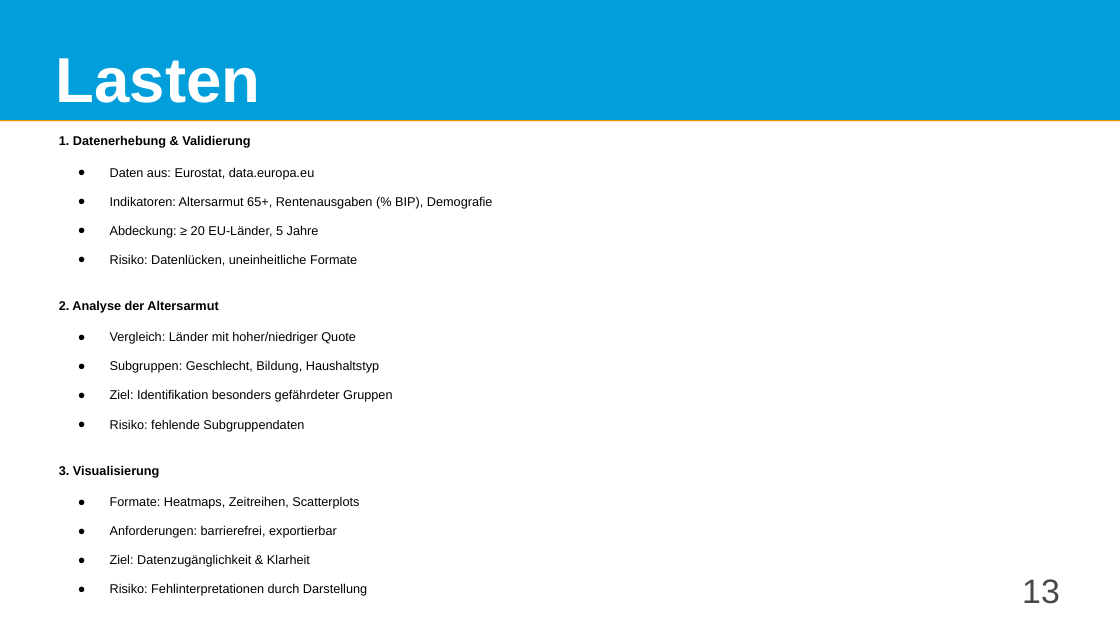
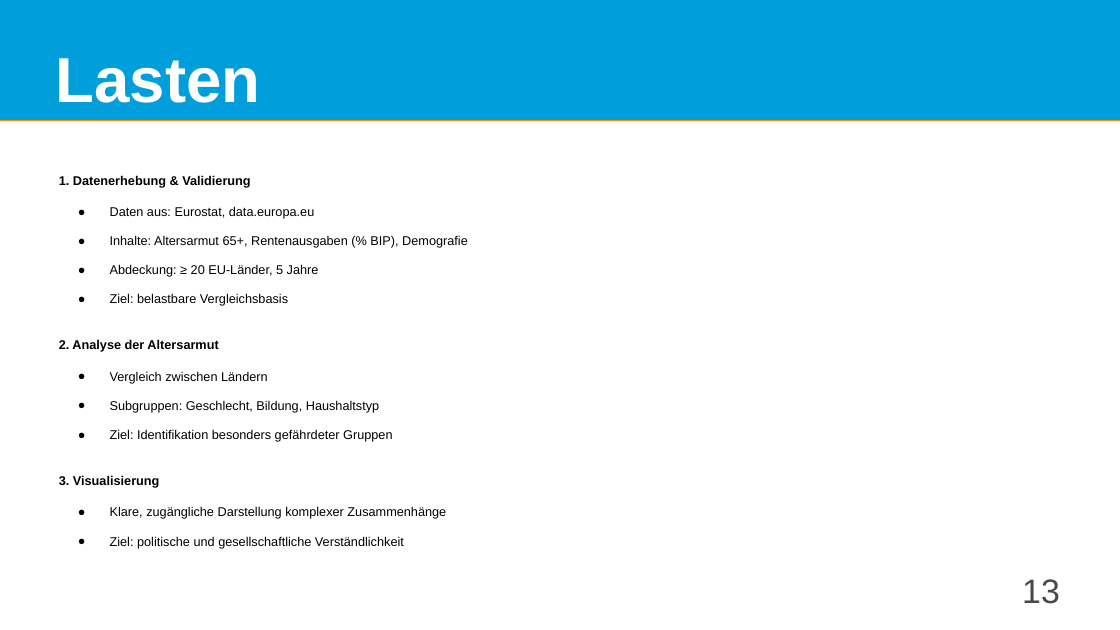
Before and after one commit to Elpidahope/Projektrealisierung, a slide deck: slide 13 of AltArmAbgehängt.pptx. Drawn at 1120x630 pixels with LibreOffice and Linux fonts; fonts in the diff are those of the drawing; background and template pictures are left out. Boxes give left, top, right and bottom in pixels: in the first picture for what was removed or moved away, otherwise in the second. Text is boxed around its words. In the diff, an @@ line names an element or a change of style, - is before the commit and + after.

Commit message:
Präsentation

```diff
--- a/AltArmAbgehängt.pptx
+++ b/AltArmAbgehängt.pptx
@@ text "1. Datenerhebung & Validierung" moved from (x1=59, y1=135, x2=493, y2=596) to (x1=59, y1=175, x2=468, y2=549) @@
@@ text at (x1=110, y1=235, x2=468, y2=248): text changed @@
-● Indikatoren: Altersarmut 65+, Rentenausgaben (% BIP), Demografie
+● Inhalte: Altersarmut 65+, Rentenausgaben (% BIP), Demografie
@@ text at (x1=110, y1=293, x2=288, y2=306): text changed @@
-● Risiko: Datenlücken, uneinheitliche Formate
+● Ziel: belastbare Vergleichsbasis
@@ text at (x1=110, y1=371, x2=268, y2=384): text changed @@
-● Vergleich: Länder mit hoher/niedriger Quote
+● Vergleich zwischen Ländern
@@ text at (x1=110, y1=419, x2=304, y2=432): paragraph removed @@
-● Risiko: fehlende Subgruppendaten
@@ text at (x1=110, y1=506, x2=446, y2=549): text changed @@
-● Formate: Heatmaps, Zeitreihen, Scatterplots
-● Anforderungen: barrierefrei, exportierbar
-● Ziel: Datenzugänglichkeit & Klarheit
-● Risiko: Fehlinterpretationen durch Darstellung
+● Klare, zugängliche Darstellung komplexer Zusammenhänge
+● Ziel: politische und gesellschaftliche Verständlichkeit
```
Also in this commit, not shown: 2 other slides changed, 1 slide added, 1 slide removed.
